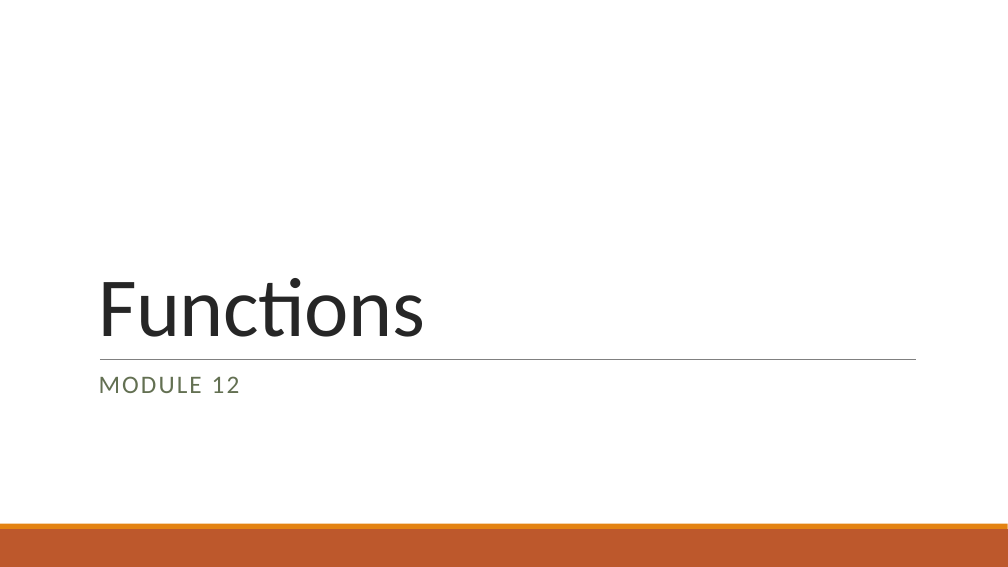
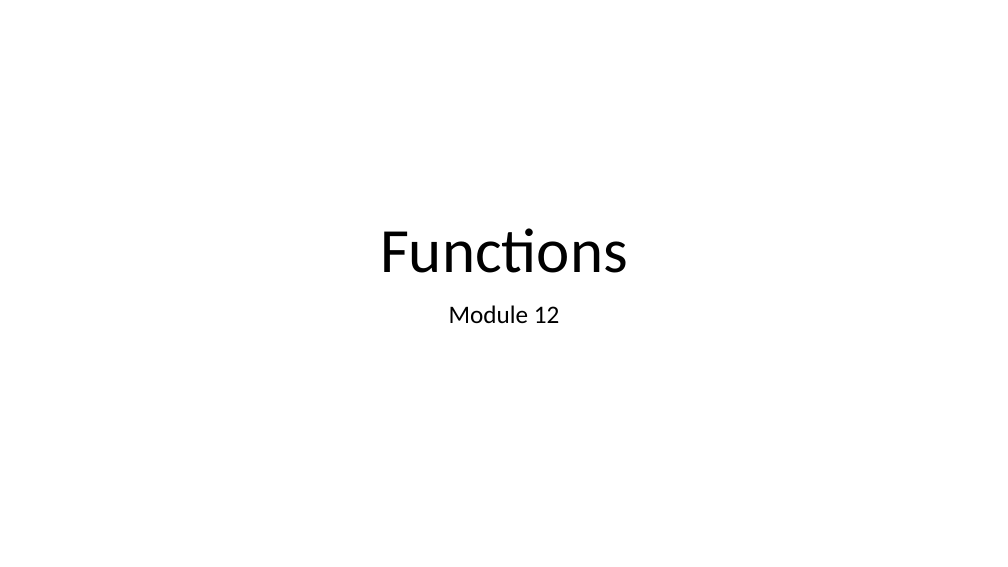
Before and after one commit to YWCANWIL-TechLab/Module12-Functions, a slide deck: slide 1 of slides/Module 12 - Functions.pptx. Drawn at 1008x567 pixels with LibreOffice and Linux fonts; fonts in the diff are those of the drawing. Boxes give left, top, right and bottom in pixels: in the first picture for what was removed or moved away, otherwise in the second. Text is boxed around its words. In the diff, an @@ line names an element or a change of style, - is before the commit and + after.

```diff
--- a/slides/Module 12 - Functions.pptx
+++ b/slides/Module 12 - Functions.pptx
@@ title "Functions": place and size @@
-title "Functions" at (98, 278, 425, 337)
+title "Functions" at (380, 228, 628, 273)
@@ title "Functions" at (380, 228, 628, 273): size 80 to 60 pt, text colour #262626 to #000000, letter spacing -0.5 to 0 pt; alignment left to centre; line spacing 0.85 to 0.9 @@
@@ subtitle at (449, 305, 560, 323): text changed; text colour #637052 to #000000 @@
-MODULE 12
+Module 12
@@ line removed from (100, 359) to (917, 359) @@
@@ rectangle removed at (0, 529, 1008, 567) @@
@@ rectangle removed at (0, 524, 1008, 529) @@
```
Also in this commit, not shown: 34 other slides changed, 5 other files.
